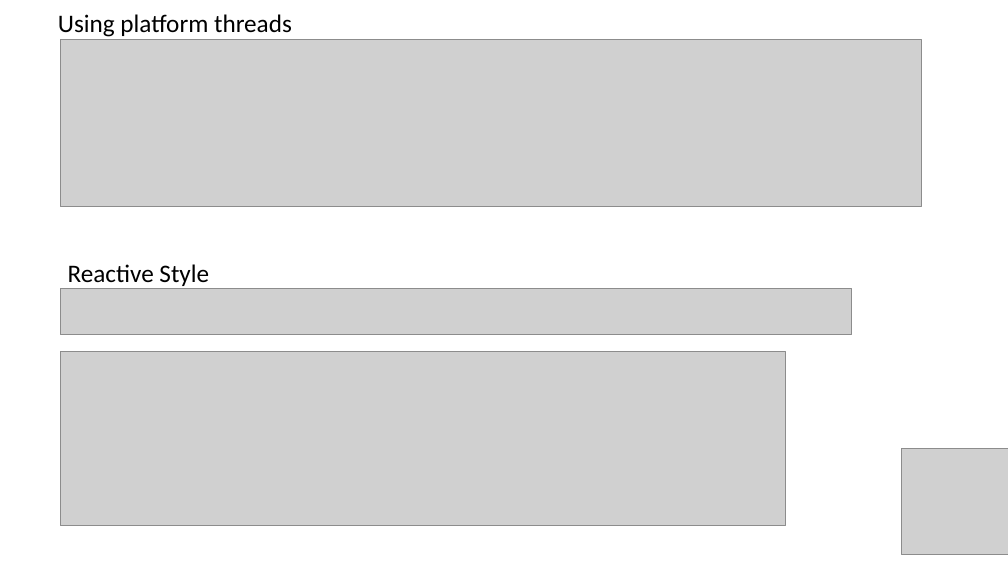
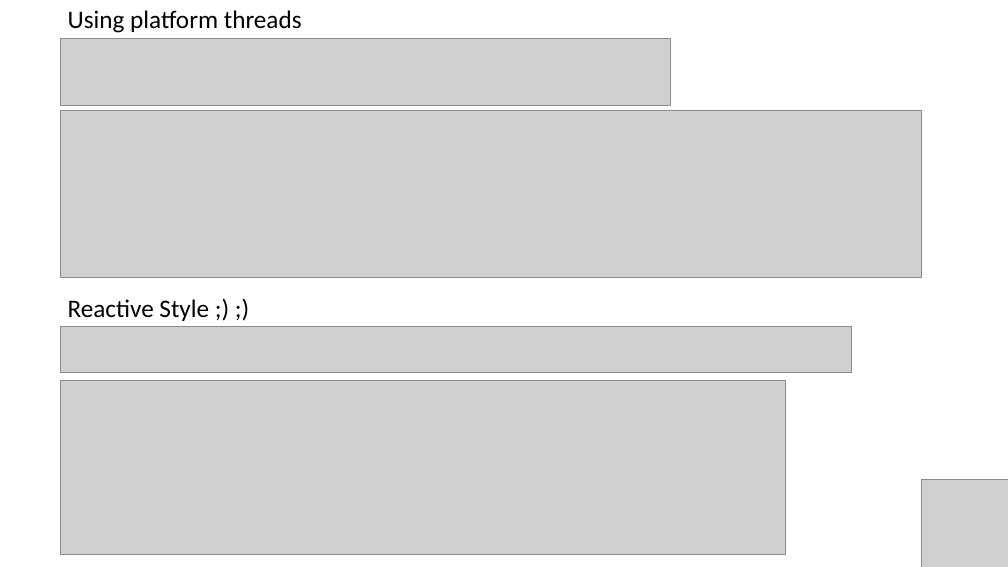
Before and after one commit to bjabinn/javaDarkThreads, a slide deck: slide 3 of Presentation1.pptx (slide 2 before the commit). Drawn at 1008x567 pixels with LibreOffice and Linux fonts; fonts in the diff are those of the drawing; grey boxes stand for pictures. Boxes give left, top, right and bottom in pixels: in the first picture for what was removed or moved away, otherwise in the second. Text is boxed around its words. In the diff, an @@ line names an element or a change of style, - is before the commit and + after.

```diff
--- a/Presentation1.pptx
+++ b/Presentation1.pptx
@@ text "Using platform threads": place and size @@
-text "Using platform threads" at bbox=[58, 14, 292, 37]
+text "Using platform threads" at bbox=[68, 10, 302, 33]
@@ picture added at bbox=[60, 38, 671, 105] @@
@@ picture: place and size @@
-picture at bbox=[60, 39, 922, 206]
+picture at bbox=[60, 110, 922, 277]
@@ text "Reactive Style ;) ;)": place and size @@
-text "Reactive Style ;) ;)" at bbox=[68, 264, 209, 286]
+text "Reactive Style ;) ;)" at bbox=[68, 299, 209, 321]
@@ picture: place and size @@
-picture at bbox=[60, 289, 852, 335]
+picture at bbox=[60, 327, 852, 373]
@@ picture: place and size @@
-picture at bbox=[60, 352, 786, 526]
+picture at bbox=[60, 380, 786, 555]
@@ picture: place and size @@
-picture at bbox=[902, 448, 1008, 555]
+picture at bbox=[922, 479, 1008, 567]
```
Also in this commit, not shown: 2 other slides changed, 5 slides added, 5 slides removed, 3 other files.
